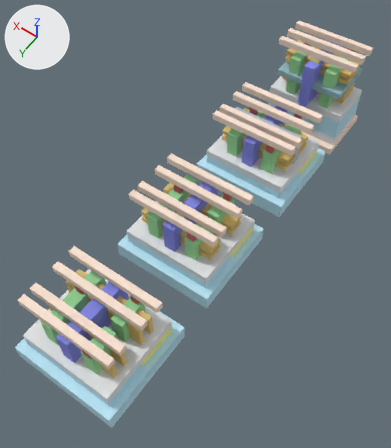
The OBJ model models/show_cmp.obj, before and after one commit.
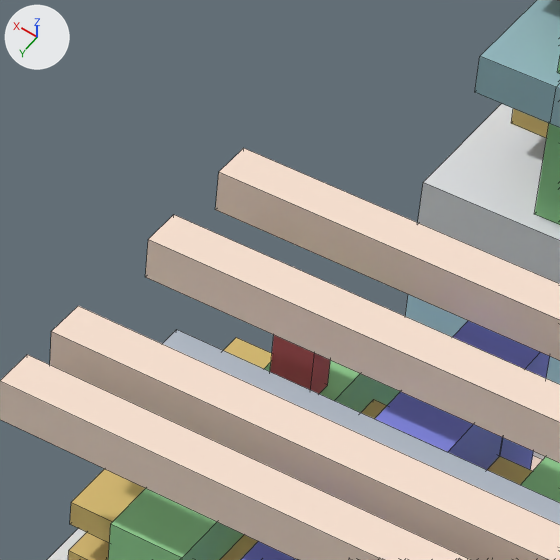
Each version is shown whole from a 50 mm camera at (-221.0, 407.0, 487.0) aimed at (7.0, 88.0, -15.0), then close up on the part from 54% to 74% of the width and 14% to 31% of the height. The lights are fixed; the arrows at upper left show +X, +Y and +Z. The last two pictures show the newer version. The close-ups show mesh edges as thin lines. Where no turn or scale is listed for an object, it has been applied to the vertices. Vertices at exactly the same position are counted once.

Objects in the first close-up: 'show_cmp'.
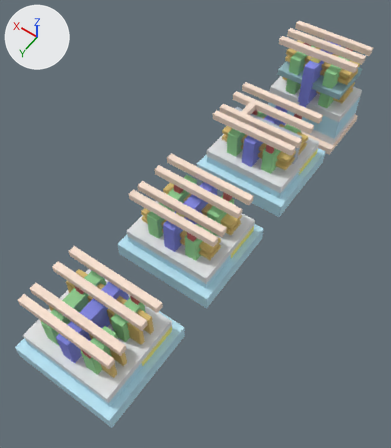
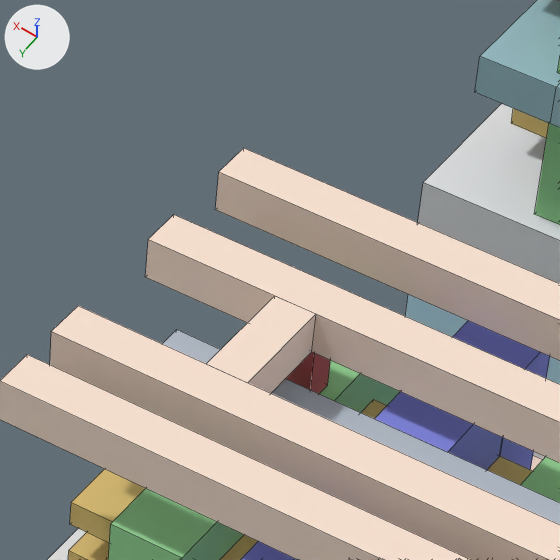
Location of each change, (x1, y1, x2, y2) in pixels of the close-ups (560 x 560 px):
```json
{"part": 1, "of": "me_show_cmp", "change": "added", "after": [207, 296, 316, 393], "on screen": "beige"}
```

The change, as JSON lines over the scene's bpy script:
```json
{"block": "me_show_cmp", "where": "# used by ob_show_cmp; location = (0.0, 0.0, 0.0)"}
{"block": "me_show_cmp", "where": "# verts and faces of me_show_cmp; kept vertices keep their numbers, new ones are numbered from 1192"}
{"block": "me_show_cmp", "where": "# before: 818 (29.0, -36.0, 50.0), 819 (21.0, -36.0, 50.0)"}
{"op": "remove", "block": "me_show_cmp", "code": "me_show_cmp.from_pydata(...)  # 1192 vertices, 1020 faces; spans x -62.0..62.0, y -236.0..320.0, z -56.0..78.0"}
{"op": "add", "block": "me_show_cmp", "code": "me_show_cmp.from_pydata(...)  # 1198 vertices, 1026 faces; spans x -62.0..62.0, y -236.0..320.0, z -56.0..78.0"}
{"block": "me_show_cmp", "change": "me_show_cmp part 1"}
{"op": "add", "block": "me_show_cmp", "code": "verts[1192] = (21.0, -36.0, 58.0)  # pixel (247, 382)"}
{"op": "add", "block": "me_show_cmp", "code": "verts[1193] = (21.0, -57.0, 50.0)  # pixel (311, 351)"}
{"op": "add", "block": "me_show_cmp", "code": "verts[1194] = (21.0, -57.0, 58.0)  # pixel (316, 313)"}
{"op": "add", "block": "me_show_cmp", "code": "for new, old in zip([1195, 1196, 1197], [1192, 1193, 1194]): verts[new] = verts[old] + (8.0, 0.0, 0.0)"}
{"op": "add", "block": "me_show_cmp", "code": "faces += [(818, 1195, 1192, 819), (1193, 1194, 1197, 1196), (818, 819, 1193, 1196), (818, 1196, 1197, 1195), (1192, 1195, 1197, 1194), (819, 1192, 1194, 1193)]  # mat_m0 (beige #f9e2d1)"}
```
